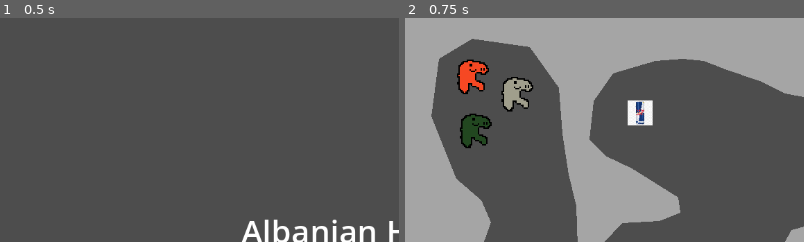
Above: before the commit, frames 1-2 (left to right).
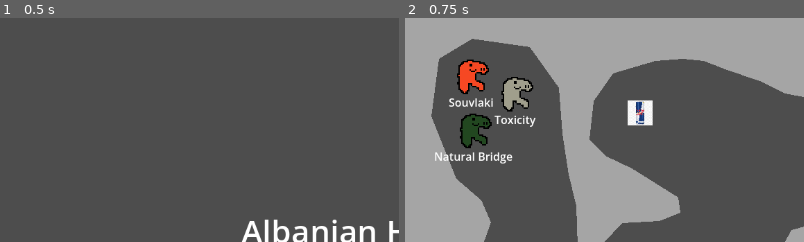
Above: after the commit, the same moments.

Repository: WilliamAalund/aotw-alshi
Game: Godot game, scene res://main/Main.tscn
Same seed, same stepped clock (60 frames per second), same inputs: the game is played once before the commit and once after it.
Inputs:
- Up to frame 1 (0.5 s): no input
- Up to frame 2 (0.75 s): click "Start" at 0.5 s
The pictures show only the part of the screen within x 0-50%, y 0-50%; the shares and areas given below are measured in that part.

Frame 1 is identical in both runs. In frame 2, 0.9% of the frame differs, in the area x 7-33%, y 35-66%.

Commit message:
added horse names, shown at beginning, victory label displays proper names

Diff:
--- a/atow-horses/horses/Horse.tscn
+++ b/atow-horses/horses/Horse.tscn
@@ -24,3 +24,12 @@
 stream = ExtResource("3_rs76j")
 volume_db = -16.877
 pitch_scale = 1.41
+
+[node name="horse_label" type="Label" parent="." unique_id=1374547969]
+offset_left = -57.0
+offset_top = 26.0
+offset_right = 58.0
+offset_bottom = 49.0
+horizontal_alignment = 1
+clip_text = true
+text_overrun_behavior = 3
--- a/atow-horses/horses/horse.gd
+++ b/atow-horses/horses/horse.gd
@@ -4,6 +4,7 @@
 
 @onready var horse_sprite: = $Sprite2D
 @onready var bounce_sfx = $Thud
+@onready var horse_label = $horse_label
 
 const MAX_COLLISION_OFFSET := 0.4
 const BASE_SPEED := 100
@@ -11,7 +12,9 @@
 
 var direction: Vector2 = Vector2(0.5, 0.5).normalized()
 var speed: int = BASE_SPEED;
-@export var paused = true
+@onready var paused = true
+@onready var horse_name = ""
+
 
 func _ready() -> void:
 	# start with a random normalized direction vector
@@ -45,4 +48,13 @@
 		PowerUp.POWER_UPS.FINISH:
 			print("Hooray! I finished the race!")
 			finished_race.emit()
-			GameSignals.finish_game.emit()
+			GameSignals.finish_game.emit(horse_name)
+
+func update_name(name : String) -> void:
+	if not is_node_ready():
+		await ready
+	horse_name = name
+	horse_label.text = horse_name
+
+func hide_label() -> void:
+	horse_label.visible = false
--- a/atow-horses/main/game.gd
+++ b/atow-horses/main/game.gd
@@ -18,7 +18,7 @@
 	add_child(map)
 	start_sfx.play()
 
-func _on_game_finish() -> void:
+func _on_game_finish(horse_name: String) -> void:
 	print("Finishing game...")
 	end_sfx.play()
 	assert(map != null)
--- a/atow-horses/main/game_signals.gd
+++ b/atow-horses/main/game_signals.gd
@@ -1,5 +1,5 @@
 extends Node
 
 signal start_game
-signal finish_game
+signal finish_game(horse_name: String)
 signal to_main
--- a/atow-horses/maps/map_1.gd
+++ b/atow-horses/maps/map_1.gd
@@ -14,6 +14,7 @@
 
 func spawn_horses(num_horses: int) -> void:
 	var horse_spawns := spawns.get_children()
+	var horse_names = ["Souvlaki","Natural Bridge","Toxicity"]
 
 	assert(horse_spawns.size() >= num_horses)
 
@@ -22,6 +23,7 @@
 		var new_horse = horse.instantiate()
 		new_horse.add_to_group("horses")
 		new_horse.global_position = horse_spawns[i].global_position
+		new_horse.update_name(horse_names[i])
 		add_child(new_horse)
 
 	await get_tree().create_timer(7.5).timeout
@@ -36,3 +38,4 @@
 	var all_horses = get_tree().get_nodes_in_group("horses")
 	for horse in all_horses:
 		horse.paused = false
+		horse.hide_label()
--- a/atow-horses/ui/VictoryScreen.tscn
+++ b/atow-horses/ui/VictoryScreen.tscn
@@ -328,7 +328,6 @@
 offset_right = 536.0
 offset_bottom = 173.0
 grow_vertical = 2
-text = "Jovil Merriment won!"
 label_settings = SubResource("LabelSettings_f88p8")
 horizontal_alignment = 1
 
--- a/atow-horses/ui/victory_screen.gd
+++ b/atow-horses/ui/victory_screen.gd
@@ -1,19 +1,21 @@
 extends Control
 
 @onready var animation_player: AnimationPlayer = $AnimationPlayer
+@onready var winner_name = $Label
 
 func _ready() -> void:
 	GameSignals.to_main.connect(_on_to_main)
 	GameSignals.finish_game.connect(_on_finish_game)
 
-func play_victory_screen() -> void:
+func play_victory_screen(horse_name: String) -> void:
+	winner_name.text = horse_name + " won!"
 	animation_player.play("begin_victory")
 	await animation_player.animation_finished
 	animation_player.play("victory")
 	await animation_player.animation_finished
 
-func _on_finish_game() -> void:
-	play_victory_screen()
+func _on_finish_game(horse_name: String) -> void:
+	play_victory_screen(horse_name)
 
 func _on_to_main() -> void:
 	animation_player.stop()
